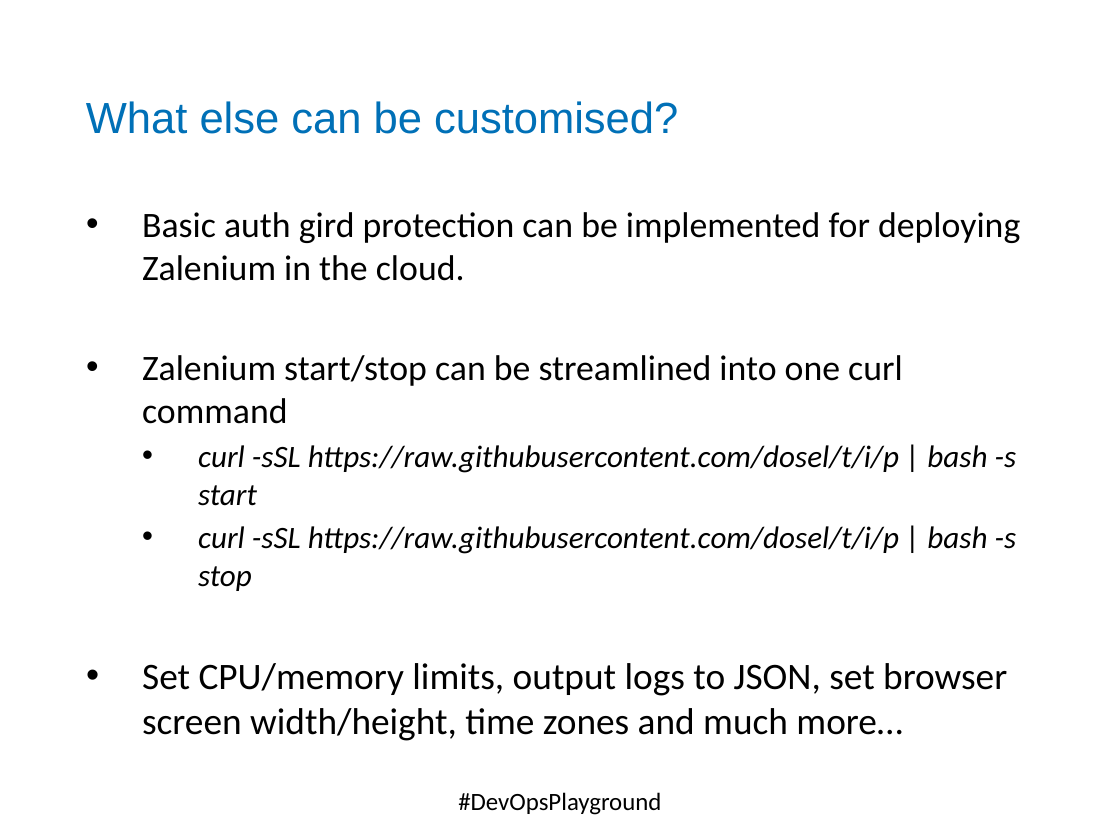
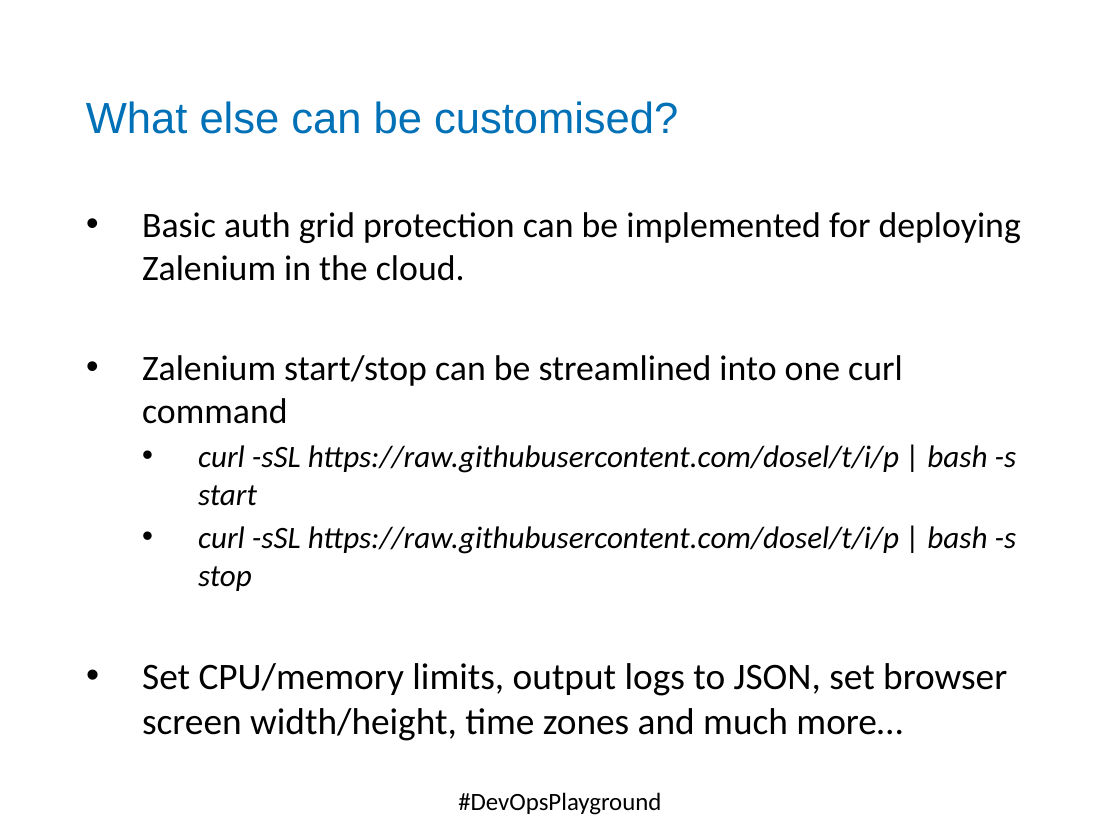
Before and after one commit to DevOpsPlayground/Hands-on-with-Selenium-Auto-Scaling-using-Docker-and-Zalenium, a slide deck: slide 13 of ECS_Digital_Template.pptx. Drawn at 1120x840 pixels with LibreOffice and Linux fonts; fonts in the diff are those of the drawing; background and template pictures are left out. Boxes give left, top, right and bottom in pixels: in the first picture for what was removed or moved away, otherwise in the second. Text is boxed around its words. In the diff, an @@ line names an element or a change of style, - is before the commit and + after.

```diff
--- a/ECS_Digital_Template.pptx
+++ b/ECS_Digital_Template.pptx
@@ text at bbox=[142, 212, 1021, 281]: text changed @@
-• Basic auth gird protection can be implemented for deploying Zalenium in the cloud.
+• Basic auth grid protection can be implemented for deploying Zalenium in the cloud.
```
Also in this commit, not shown: 2 other slides changed, 1 other file.
